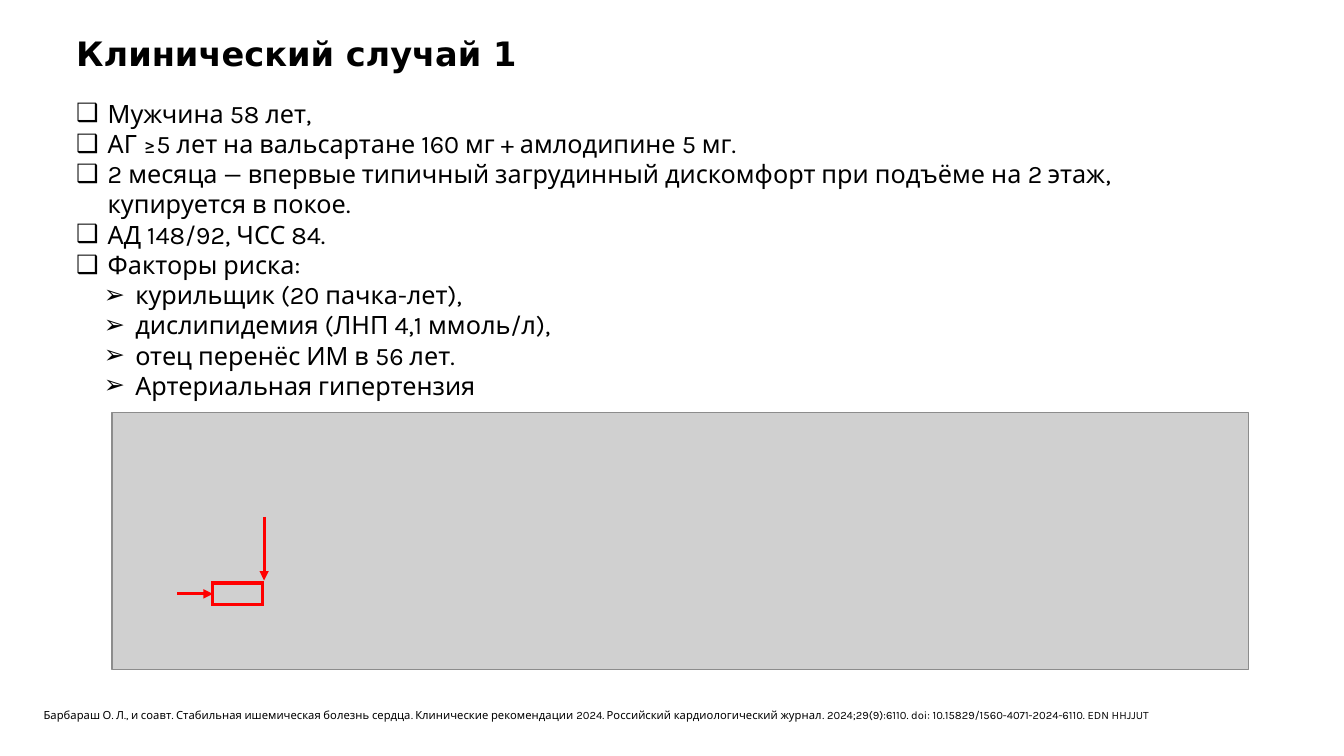
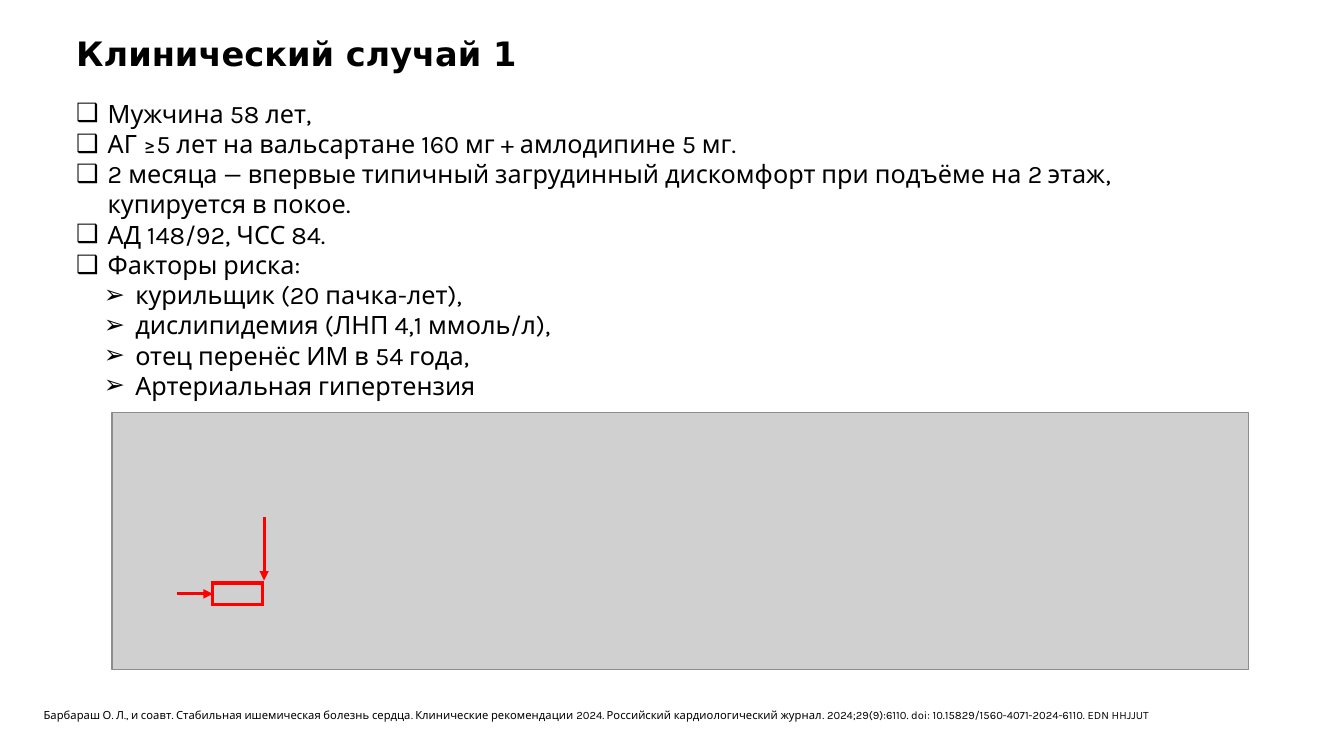
Before and after one commit to AronovMik/Evgeny_merck, a slide deck: slide 2 of tasks/slides/2026-06-15_shkola-ibs_cases_FINAL.pptx. Drawn at 1344x756 pixels with LibreOffice and Linux fonts; fonts in the diff are those of the drawing; grey boxes stand for pictures. Boxes give left, top, right and bottom in pixels: in the first picture for what was removed or moved away, otherwise in the second. Text is boxed around its words. In the diff, an @@ line names an element or a change of style, - is before the commit and + after.

```diff
--- a/tasks/slides/2026-06-15_shkola-ibs_cases_FINAL.pptx
+++ b/tasks/slides/2026-06-15_shkola-ibs_cases_FINAL.pptx
@@ text at box(135, 346, 464, 371): text changed @@
-➢ отец перенёс ИМ в 56 лет.
+➢ отец перенёс ИМ в 54 года,
```
Also in this commit, not shown: 2 other slides changed, 1 other file.
